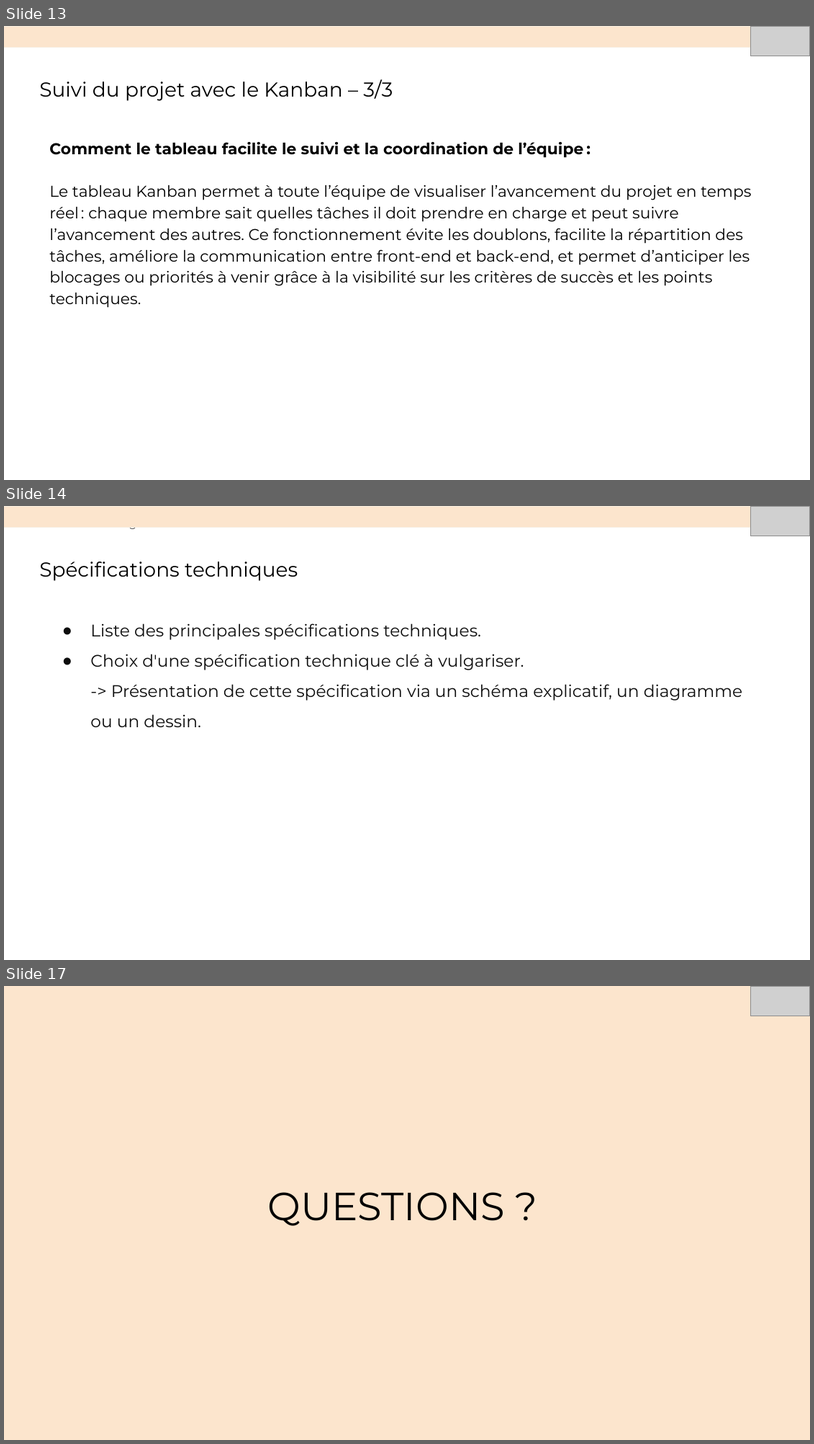
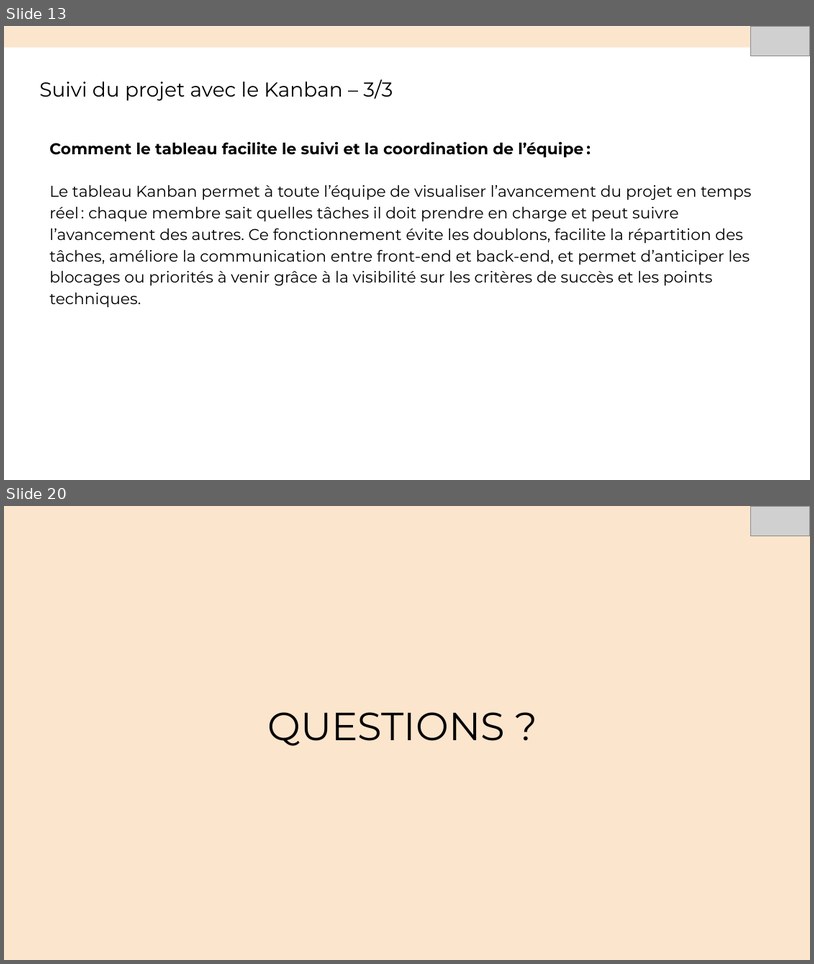
Before and after one commit to Mawabaca/P7-MenuMaker-V2, a slide deck: Présentation Menu Maker.pptx. Shown one above the other, each under a label of ours: slides 13, 14 and 17 before the commit, slides 13 and 20 after it; the slides between them are not shown. The pictures are 814x1444 and 814x964 pixels, drawn with LibreOffice and Linux fonts; fonts in the diff are those of the drawing; grey boxes stand for pictures. Boxes give left, top, right and bottom in pixels: in the first picture for what was removed or moved away, otherwise in the second. Text is boxed around its words. In the diff, an @@ line names an element or a change of style, - is before the commit and + after.

```diff
--- a/Présentation Menu Maker.pptx
+++ b/Présentation Menu Maker.pptx
@@ slide 14 removed at box(4, 506, 810, 960), background #FFFFFF @@
@@ rectangle removed at box(4, 506, 810, 527) @@
@@ picture removed at box(751, 506, 810, 536) @@
@@ text removed at box(104, 528, 144, 530) @@
-Présentation de l’usage du no-code
@@ title removed at box(39, 561, 298, 581) @@
-Spécifications techniques
@@ text removed at box(90, 623, 743, 727) @@
-● Liste des principales spécifications techniques.
-● Choix d'une spécification technique clé à vulgariser.
-  -> Présentation de cette spécification via un schéma explicatif, un diagramme ou un dessin.
@@ what was slide 17 is now slide 20 @@
```
Also in this commit, not shown: 4 slides changed, 4 slides added.
